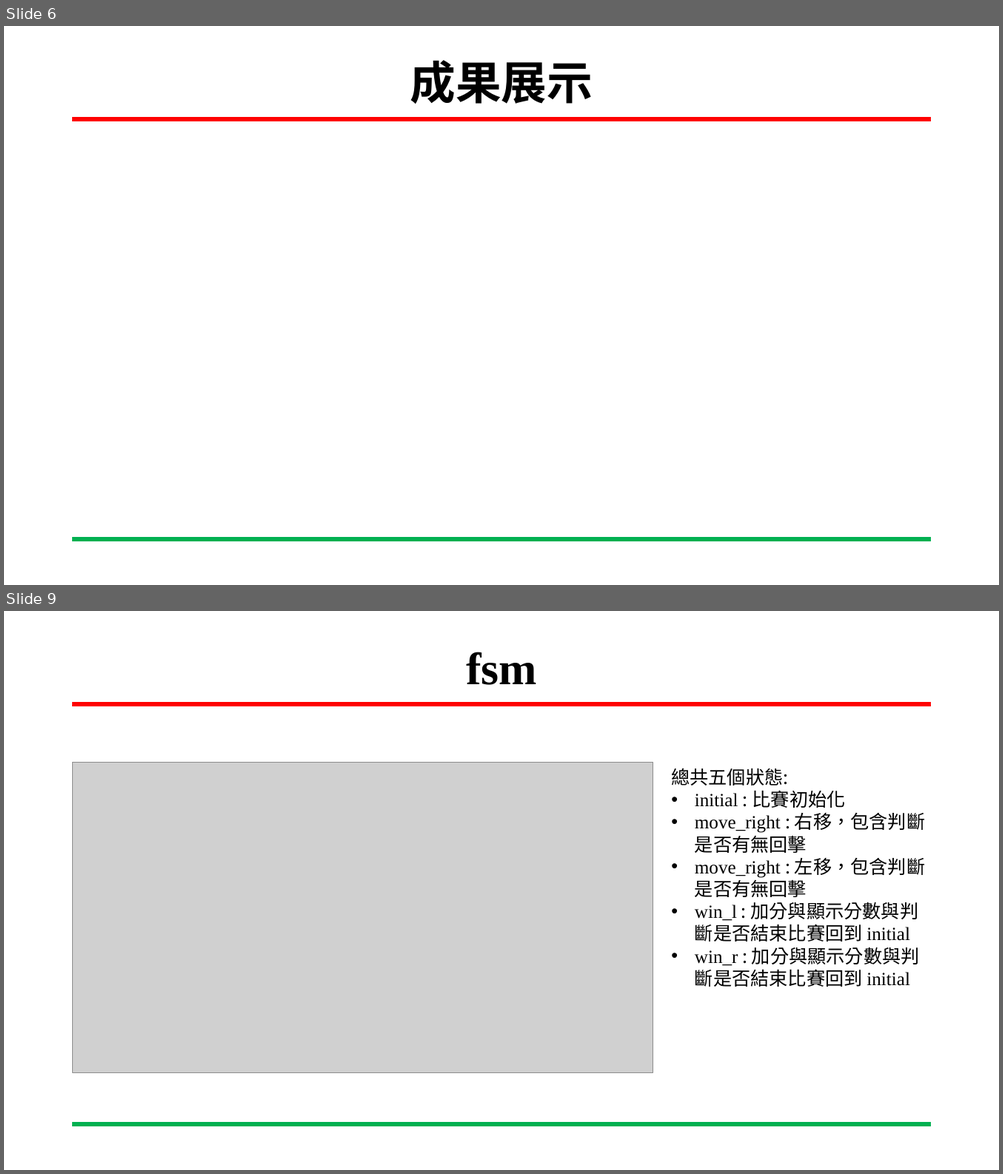
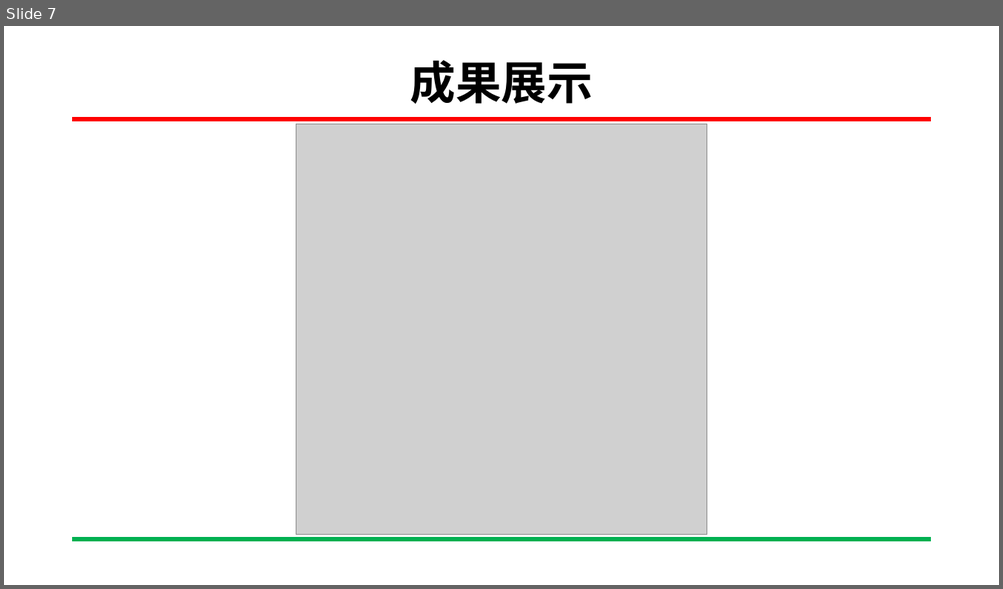
Before and after one commit to yihong92/FPGA, a slide deck: HW5/HW5-1 VGA顯示/HW5-1 VGA顯示.pptx. Shown one above the other, each under a label of ours: slides 6 and 9 before the commit, slide 7 after it; the slides between them are not shown. The pictures are 1003x1174 and 1003x589 pixels, drawn with LibreOffice and Linux fonts; fonts in the diff are those of the drawing; grey boxes stand for pictures; background and template pictures are left out. Boxes give left, top, right and bottom in pixels: in the first picture for what was removed or moved away, otherwise in the second. Text is boxed around its words. In the diff, an @@ line names an element or a change of style, - is before the commit and + after.

```diff
--- a/HW5/HW5-1 VGA顯示/HW5-1 VGA顯示.pptx
+++ b/HW5/HW5-1 VGA顯示/HW5-1 VGA顯示.pptx
@@ slide 9 removed at <box>4,611,999,1170</box>, background #FFFFFF; not listed: 2 template elements that a slide beside it also shows @@
@@ title removed at <box>466,652,537,685</box> @@
-fsm
@@ picture removed at <box>73,763,653,1073</box> @@
@@ text removed at <box>671,768,925,987</box> @@
-總共五個狀態:
-• initial : 比賽初始化
-• move_right : 右移，包含判斷是否有無回擊
-• move_right : 左移，包含判斷是否有無回擊
-• win_l : 加分與顯示分數與判斷是否結束比賽回到 initial
-• win_r : 加分與顯示分數與判斷是否結束比賽回到 initial
@@ what was slide 6 is now slide 7 @@
@@ slide 7 changed as well @@
@@ picture added at <box>296,124,707,535</box> @@
```
Also in this commit, not shown: 5 other slides changed, 1 slide added, 11 other slides removed, 1 other file.
